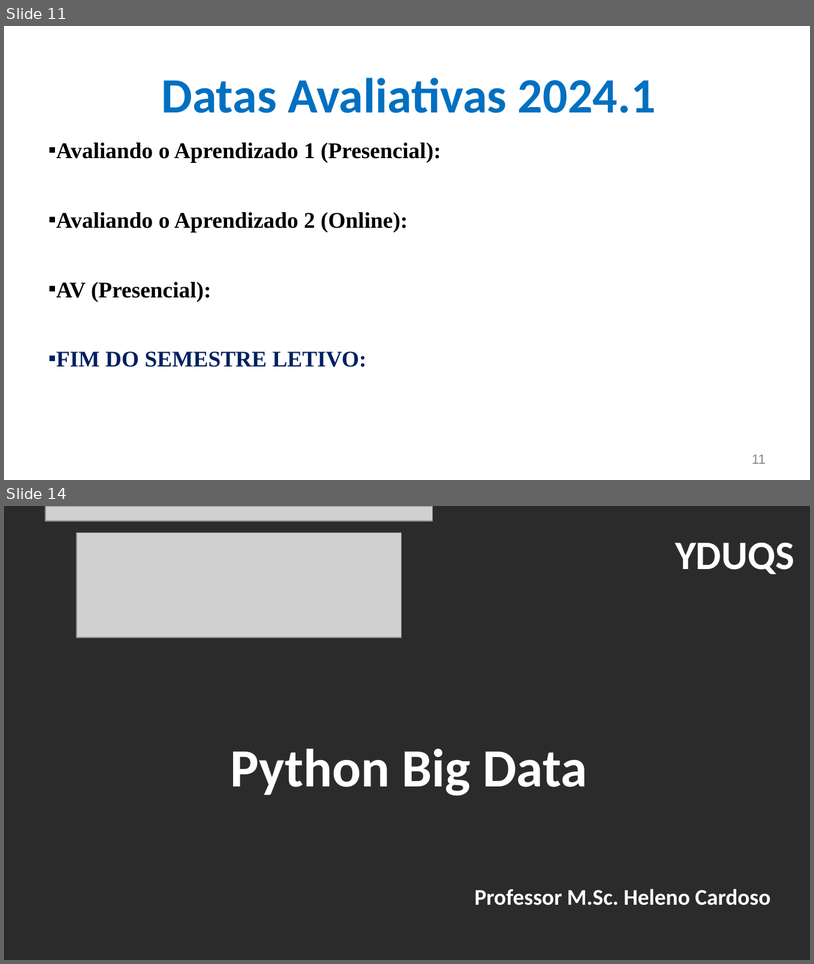
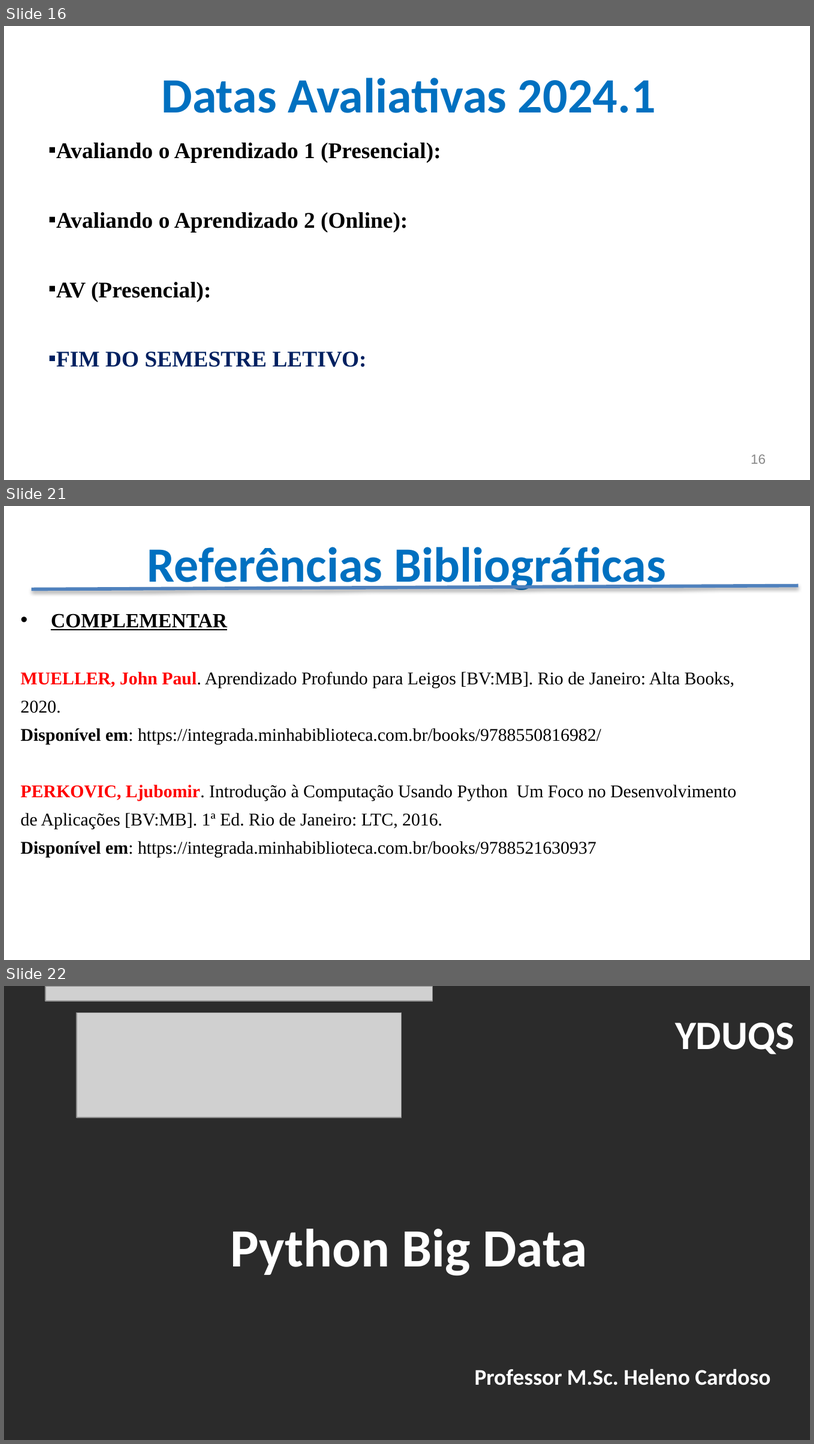
Before and after one commit to CloudEducationBrazil/WydenPythonBigData, a slide deck: Apresentação - Python Big Data.pptx. Shown one above the other, each under a label of ours: slides 11 and 14 before the commit, slides 16, 21 and 22 after it; the slides between them are not shown. The pictures are 814x964 and 814x1444 pixels, drawn with LibreOffice and Linux fonts; fonts in the diff are those of the drawing; grey boxes stand for pictures; background and template pictures are left out; a plain dark background stands for a picture behind light text. Boxes give left, top, right and bottom in pixels: in the first picture for what was removed or moved away, otherwise in the second. Text is boxed around its words. In the diff, an @@ line names an element or a change of style, - is before the commit and + after.

Commit message:
aulas ppt Python big data

```diff
--- a/Apresentação - Python Big Data.pptx
+++ b/Apresentação - Python Big Data.pptx
@@ slide 21 added at (4,506,810,960), background picture (left out) @@
@@ title added at (147,547,666,593), 44 pt, text #0070C0, bold @@
+Referências Bibliográficas
@@ line added from (32, 589) to (798, 586), #4F81BD 3 pt @@
@@ text added at (21,613,737,857), 16 pt, text #000000 @@
+• COMPLEMENTAR
+MUELLER, John Paul. Aprendizado Profundo para Leigos [BV:MB]. Rio de Janeiro: Alta Books,
+2020.
+Disponível em: https://integrada.minhabiblioteca.com.br/books/9788550816982/
+PERKOVIC, Ljubomir. Introdução à Computação Usando Python Um Foco no Desenvolvimento
+de Aplicações [BV:MB]. 1ª Ed. Rio de Janeiro: LTC, 2016.
+Disponível em: https://integrada.minhabiblioteca.com.br/books/9788521630937
@@ what was slide 11 is now slide 16 @@
@@ page number at (751,454,766,463): text changed @@
-11
+16
@@ what was slide 14 is now slide 22 @@
```
Also in this commit, not shown: 5 slides changed, 8 other slides added, 1 slide removed, 29 other files.
